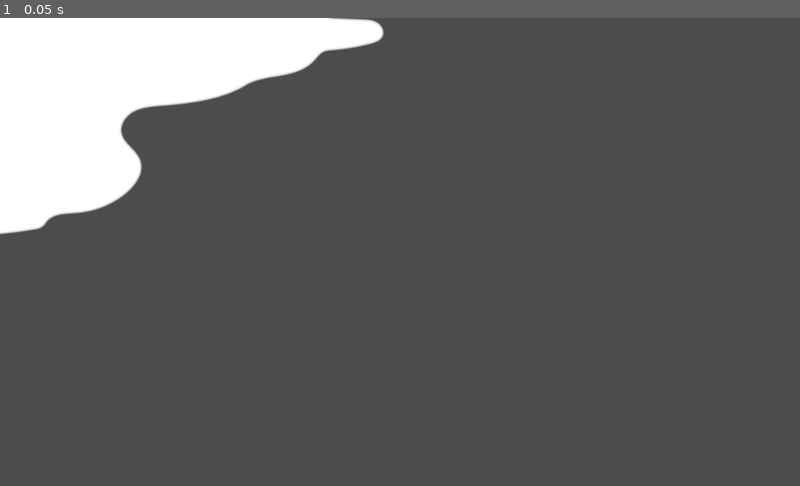
Above: before the commit, frame 1.
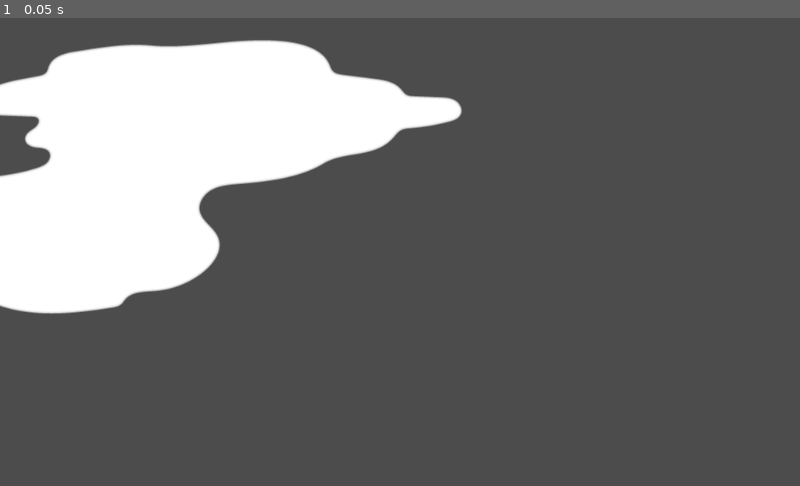
Above: after the commit, the same moment.

Repository: mellowminx/demo-2023
Game: Godot game, scene res://Node2D.tscn
The game is run twice, just before and just after one commit, with the same random seed, the same clock (stepped at 60 frames per second) and the same inputs. The project has no main scene, so this scene is started directly.
Inputs:
- Up to frame 1 (0.05 s): no input

The runs differ from the first frame. In frame 1, 16% of the frame differs, in the area x 0-58%, y 0-64%.

Commit message:
polygon shape demo notes

Diff:
--- a/project/Icon.gd
+++ b/project/Icon.gd
@@ -3,10 +3,13 @@
 ### source:
 ### https://ask.godotengine.org/49947/automatically-create-collisionpolygon2d-gdnative-gdscript
 ### https://ask.godotengine.org/98607/opaque_to_polygons-gives-empty-array-as-input
+###
+### this seems to work fine even if the Sprite node is not a child of a StaticBody2D node
+### however if the
 
 func _ready():
 	_create_collision_polygon()
-	get_parent().position = Vector2(100,100)
+	get_parent().position = Vector2(200,200)
 
 func _create_collision_polygon():
 		var bm = BitMap.new()
--- a/project/Node2D.tscn
+++ b/project/Node2D.tscn
@@ -1,18 +1,12 @@
-[gd_scene load_steps=4 format=2]
+[gd_scene load_steps=3 format=2]
 
 [ext_resource path="res://Icon.gd" type="Script" id=1]
-[ext_resource path="res://icon.png" type="Texture" id=2]
 [ext_resource path="res://asset_texture_terrain_blob_big_1.png" type="Texture" id=3]
 
 [node name="Node2D" type="Node2D"]
 
-[node name="StaticBody2D" type="StaticBody2D" parent="."]
-visible = false
+[node name="KinematicBody2D" type="KinematicBody2D" parent="."]
 
-[node name="Icon" type="Sprite" parent="StaticBody2D"]
-texture = ExtResource( 2 )
-script = ExtResource( 1 )
-
-[node name="Sprite" type="Sprite" parent="."]
+[node name="Sprite" type="Sprite" parent="KinematicBody2D"]
 texture = ExtResource( 3 )
 script = ExtResource( 1 )
Binary file removed: project/asset_texture_terrain_blob_big_textured_1.png
Not shown, removed: project/asset_texture_terrain_blob_big_textured_1.png.import
Binary file removed: project/asset_texture_terrain_blob_medium_1.png
Not shown, removed: project/asset_texture_terrain_blob_medium_1.png.import
Binary file removed: project/asset_texture_terrain_blob_medium_2.png
Not shown, removed: project/asset_texture_terrain_blob_medium_2.png.import
